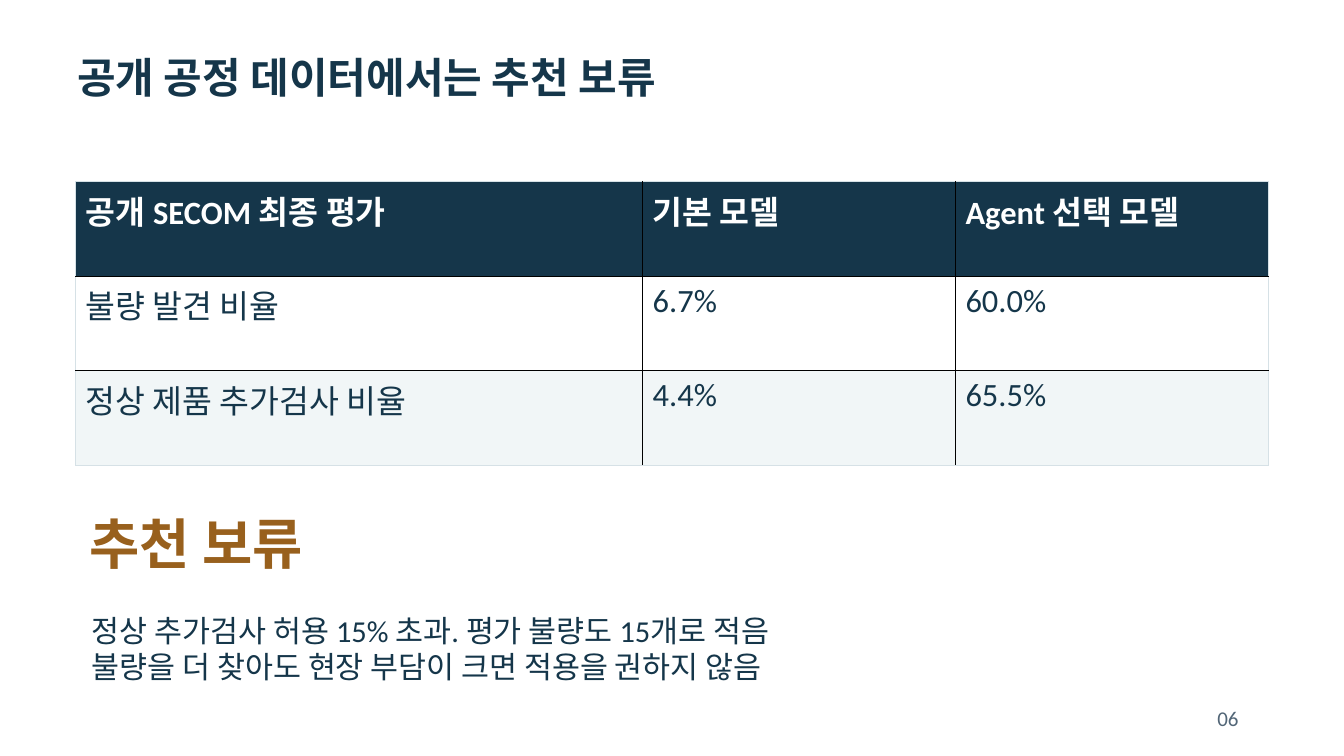
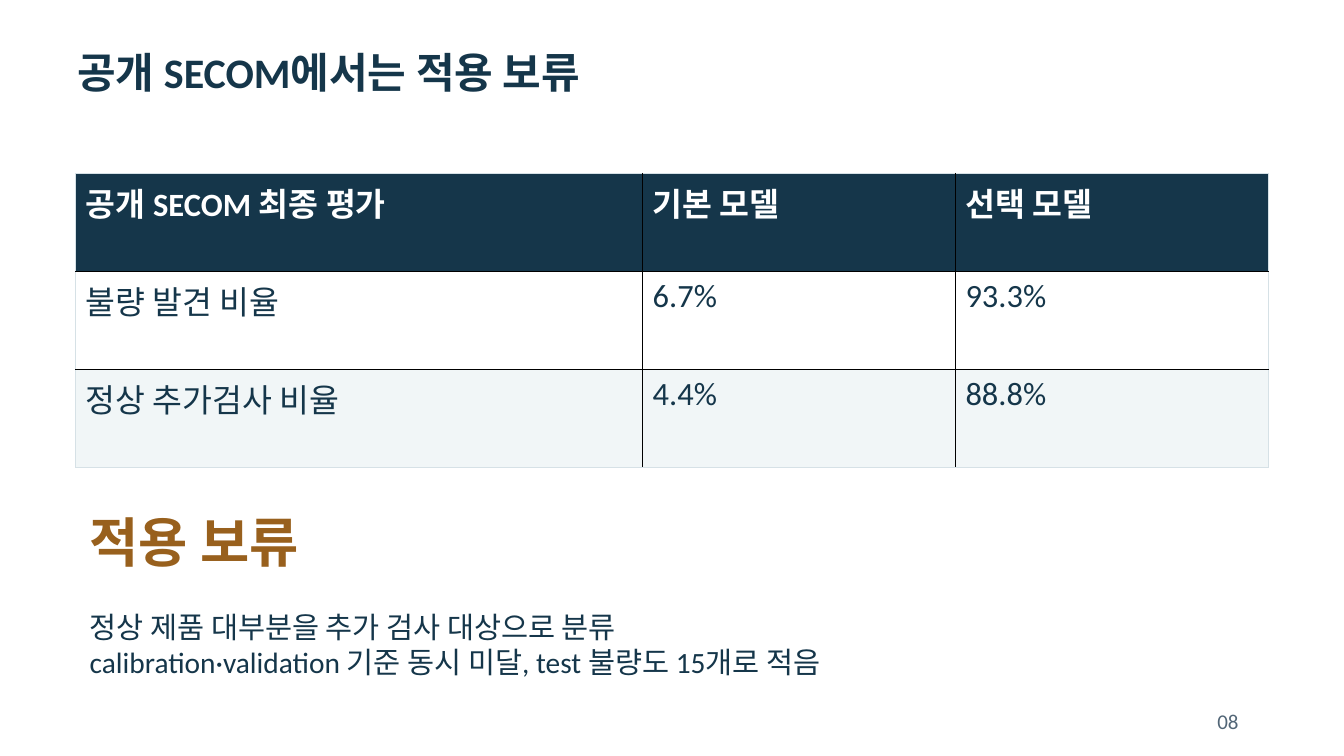
Before and after one commit to dragonchan95/Semiconductor-AI-Agent, a slide deck: slide 8 of docs/G045_Semiconductor_Agent.pptx (slide 6 before the commit). Drawn at 1344x756 pixels with LibreOffice and Linux fonts; fonts in the diff are those of the drawing. Boxes give left, top, right and bottom in pixels: in the first picture for what was removed or moved away, otherwise in the second. Text is boxed around its words. In the diff, an @@ line names an element or a change of style, - is before the commit and + after.

Commit message:
Expand course model experiments and explain preprocessing with grounded local agents

```diff
--- a/docs/G045_Semiconductor_Agent.pptx
+++ b/docs/G045_Semiconductor_Agent.pptx
@@ text at bbox=[77, 52, 580, 92]: text changed @@
-공개 공정 데이터에서는 추천 보류
+공개 SECOM에서는 적용 보류
@@ table at bbox=[76, 173, 1267, 468] @@
-row 1, column 3: Agent 선택 모델
+row 1, column 3: 선택 모델
-row 2, column 3: 60.0%
+row 2, column 3: 93.3%
-row 3, column 1: 정상 제품 추가검사 비율
+row 3, column 1: 정상 추가검사 비율
-row 3, column 3: 65.5%
+row 3, column 3: 88.8%
@@ table: place and size @@
-table at bbox=[76, 181, 1267, 465]
+table at bbox=[76, 173, 1267, 468]
@@ text at bbox=[90, 517, 298, 567]: text changed; size 39 to 38.2 pt @@
-추천 보류
+적용 보류
@@ text at bbox=[90, 613, 820, 677]: text changed; size 21.8 to 21 pt @@
-정상 추가검사 허용 15% 초과. 평가 불량도 15개로 적음
-불량을 더 찾아도 현장 부담이 크면 적용을 권하지 않음
+정상 제품 대부분을 추가 검사 대상으로 분류
+calibration·validation 기준 동시 미달, test 불량도 15개로 적음
@@ text removed at bbox=[1217, 712, 1238, 726] @@
-06
@@ text added at bbox=[1217, 714, 1238, 729], 15 pt, text #526677 @@
+08
```
Also in this commit, not shown: 8 other slides changed, 5 slides added, 2 slides removed, 40 other files.
